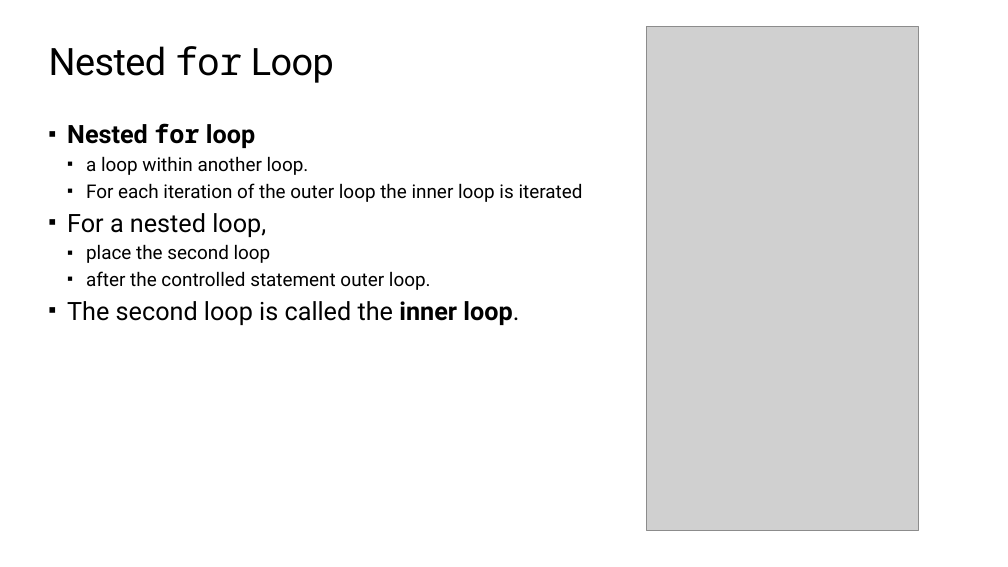
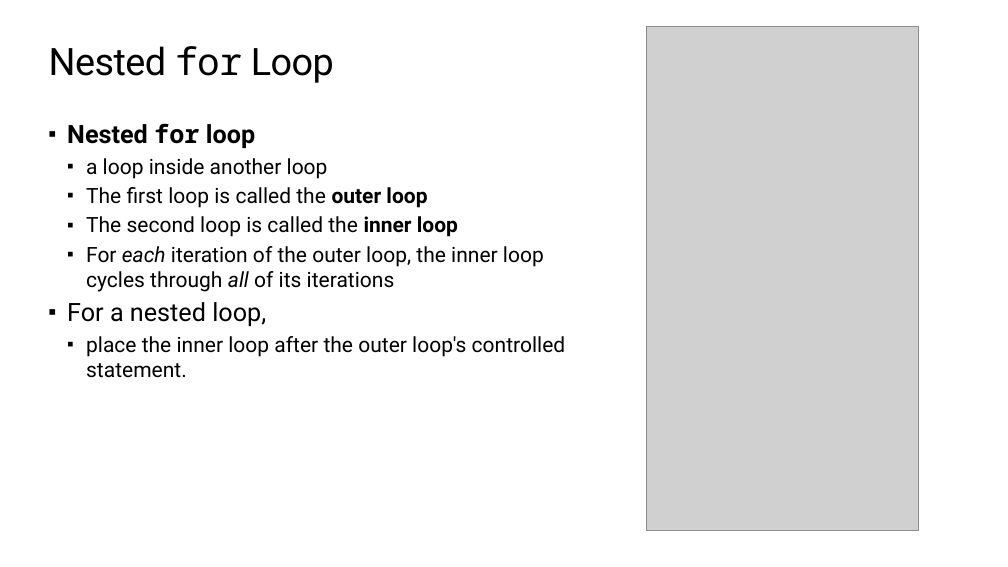
Before and after one commit to TEALSK12/2nd-semester-introduction-to-computer-science, a slide deck: slide 6 of units/4_unit/slidedecks/Intro Python 4.03 TEALS.pptx (slide 7 before the commit). Drawn at 1008x567 pixels with LibreOffice and Linux fonts; fonts in the diff are those of the drawing; grey boxes stand for pictures; background and template pictures are left out. Boxes give left, top, right and bottom in pixels: in the first picture for what was removed or moved away, otherwise in the second. Text is boxed around its words. In the diff, an @@ line names an element or a change of style, - is before the commit and + after.

```diff
--- a/units/4_unit/slidedecks/Intro Python 4.03 TEALS.pptx
+++ b/units/4_unit/slidedecks/Intro Python 4.03 TEALS.pptx
@@ text at box(86, 158, 544, 292): text changed; size 18 to 20 pt @@
-  ▪ a loop within another loop.
-  ▪ For each iteration of the outer loop the inner loop is iterated
+  ▪ a loop inside another loop
+  ▪ The first loop is called the outer loop
+  ▪ The second loop is called the inner loop
+  ▪ For each iteration of the outer loop, the inner loop cycles through all of its iterations
@@ text at box(86, 336, 566, 378): text changed; size 18 to 20 pt @@
-  ▪ place the second loop
-  ▪ after the controlled statement outer loop.
-▪ The second loop is called the inner loop.
+  ▪ place the inner loop after the outer loop's controlled statement.
```
Also in this commit, not shown: 12 other slides changed, 1 slide removed, 23 other files.
